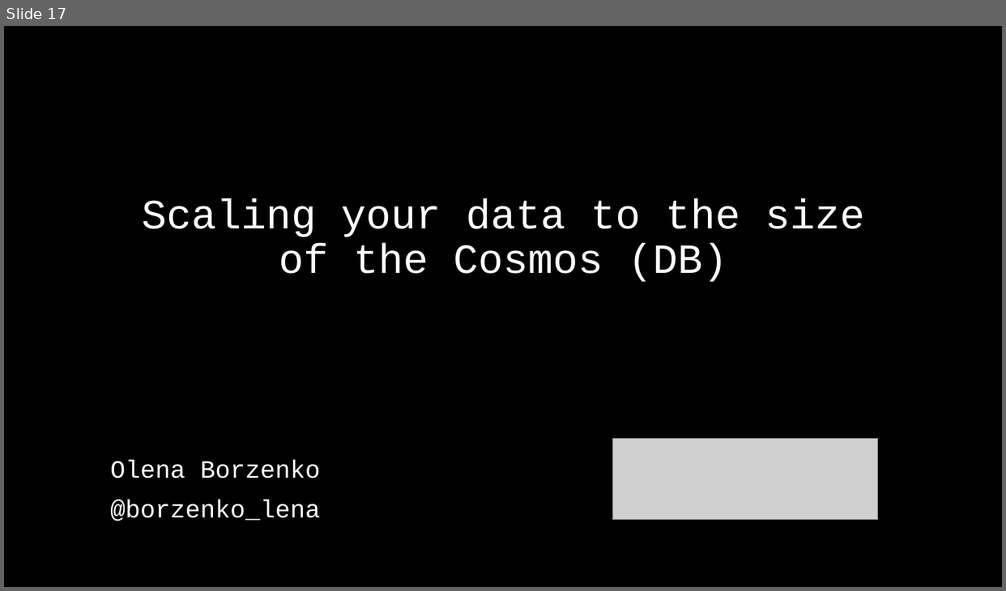
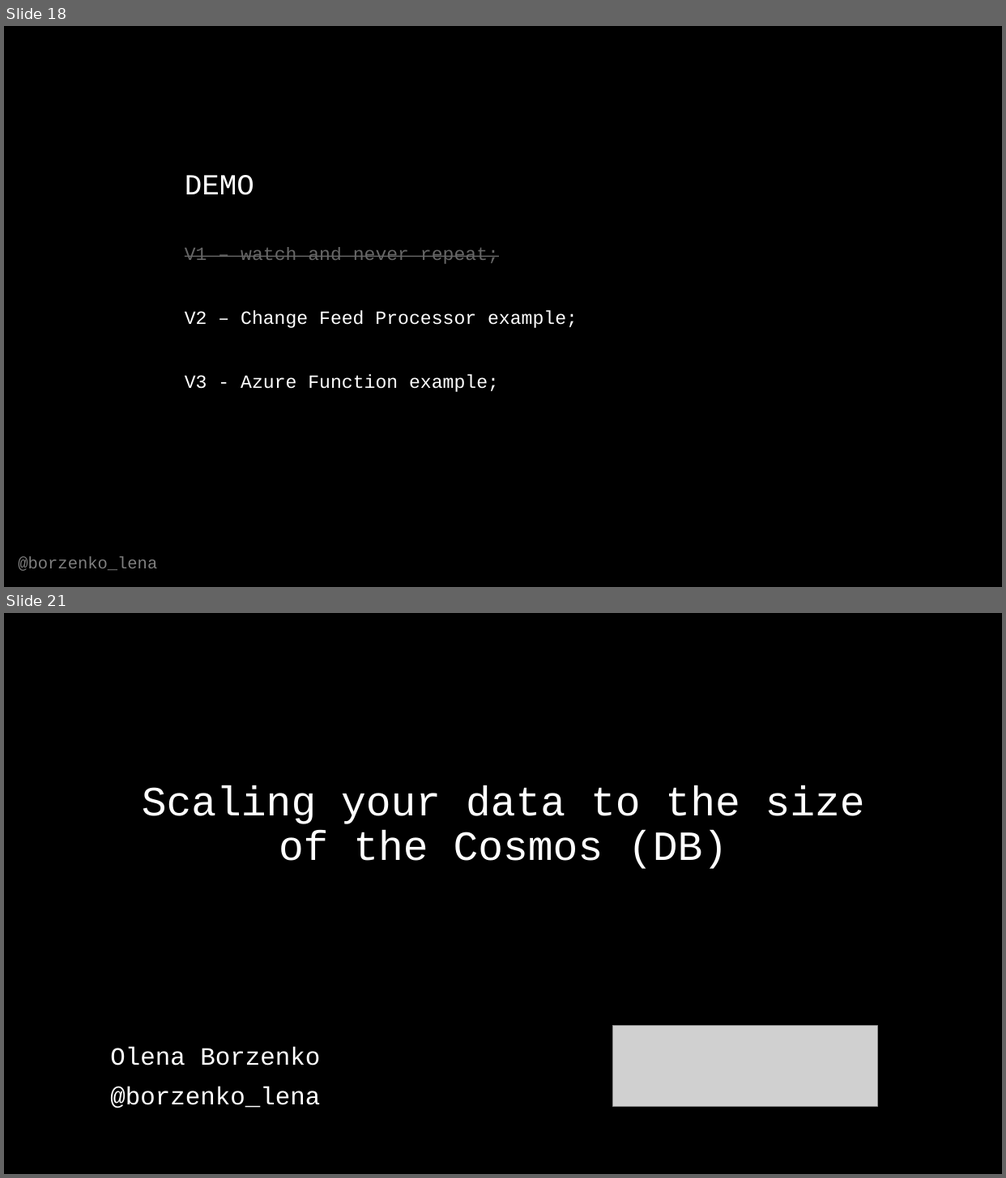
Before and after one commit to OlenaBorzenko/Presentations, a slide deck: ScalingYourDataToTheCosmos.pptx. Shown one above the other, each under a label of ours: slide 17 before the commit, slides 18 and 21 after it; the slides between them are not shown. The pictures are 1006x591 and 1006x1178 pixels, drawn with LibreOffice and Linux fonts; fonts in the diff are those of the drawing; grey boxes stand for pictures. Boxes give left, top, right and bottom in pixels: in the first picture for what was removed or moved away, otherwise in the second. Text is boxed around its words. In the diff, an @@ line names an element or a change of style, - is before the commit and + after.

```diff
--- a/ScalingYourDataToTheCosmos.pptx
+++ b/ScalingYourDataToTheCosmos.pptx
@@ slide 18 added at (4,26,1002,587), background #000000 @@
@@ text added at (185,175,254,195), 28 pt, text #FFFFFF @@
+DEMO
@@ text added at (185,247,499,264), 18 pt, text #FFFFFF at 40% opacity, strikethrough @@
+V1 – watch and never repeat;
@@ text added at (185,310,577,328), 18 pt, text #FFFFFF @@
+V2 – Change Feed Processor example;
@@ text added at (185,374,499,392), 18 pt, text #FFFFFF @@
+V3 - Azure Function example;
@@ text added at (18,557,157,571), 16 pt, text #FFFFFF at 50% opacity @@
+@borzenko_lena
@@ what was slide 17 is now slide 21 @@
```
Also in this commit, not shown: 9 slides changed, 9 other slides added, 6 slides removed.
